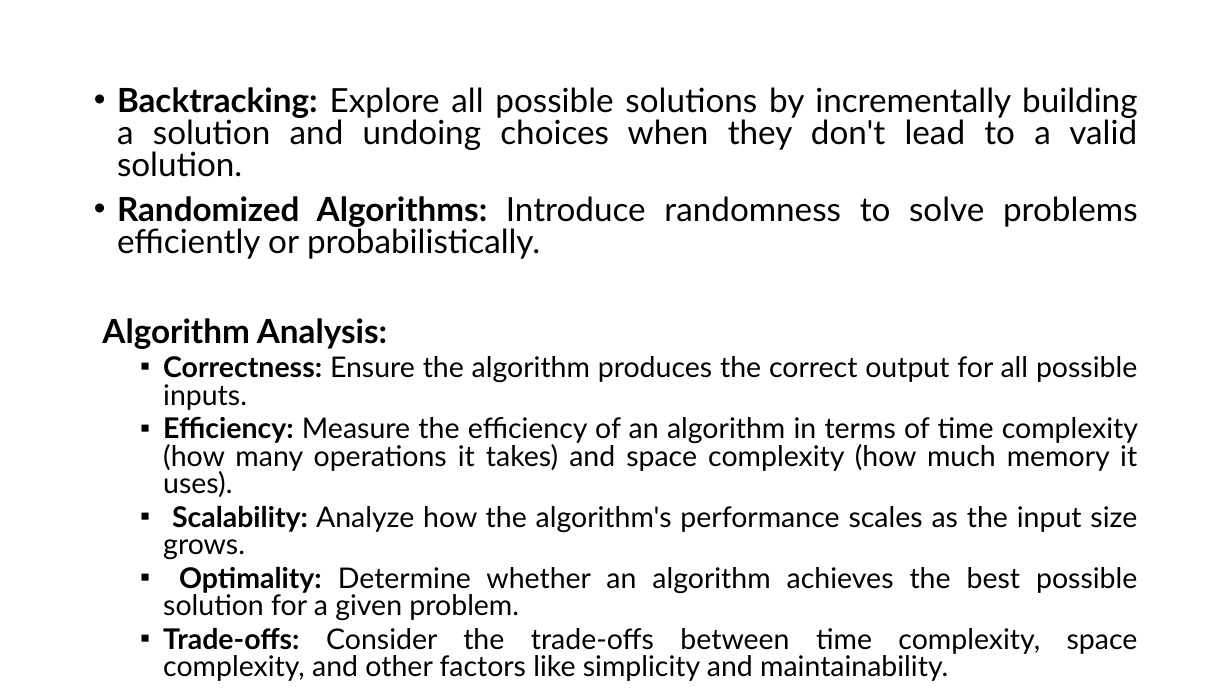
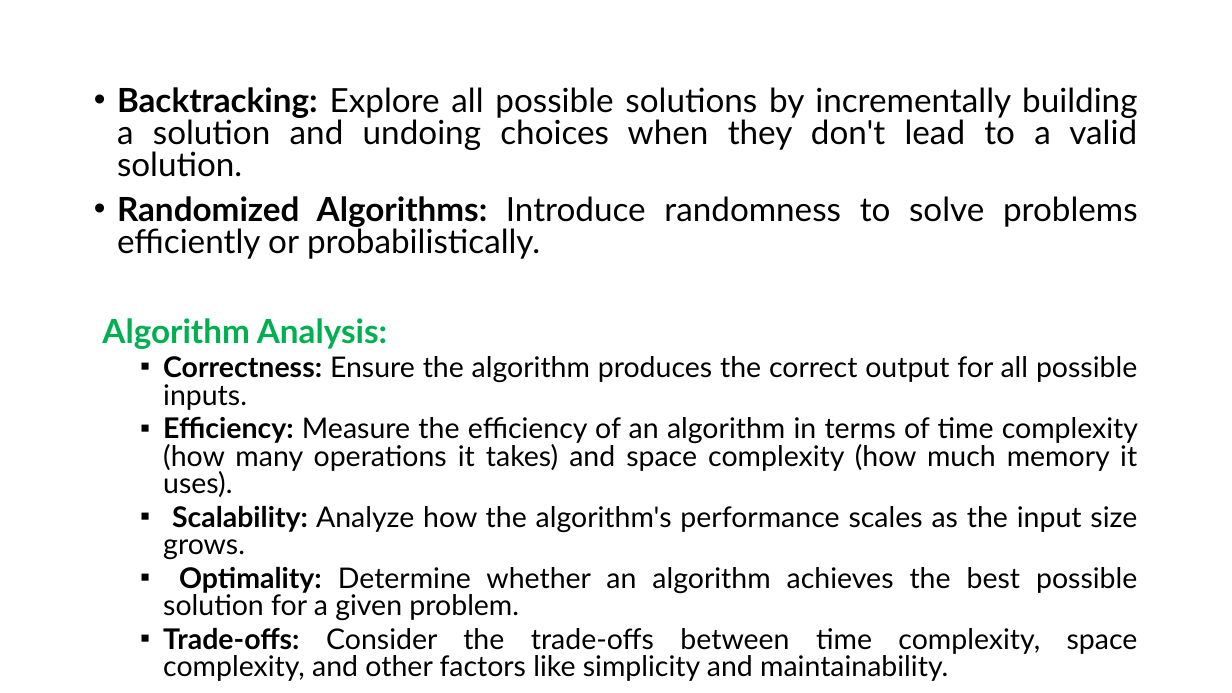
Before and after one commit to alaminbhuyan/DSA-In-Python, a slide deck: slide 6 of Design & Analysis Of Algorithm PDF/DAA.pptx. Drawn at 1232x693 pixels with LibreOffice and Linux fonts; fonts in the diff are those of the drawing. Boxes give left, top, right and bottom in pixels: in the first picture for what was removed or moved away, otherwise in the second. Text is boxed around its words. In the diff, an @@ line names an element or a change of style, - is before the commit and + after.

```diff
--- a/Design & Analysis Of Algorithm PDF/DAA.pptx
+++ b/Design & Analysis Of Algorithm PDF/DAA.pptx
@@ text at (x1=102, y1=318, x2=387, y2=349): text colour #000000 to #00B050 in "Algorithm Analysis:" @@
```
Also in this commit, not shown: 1 other slide changed, 10 slides added, 1 slide removed.
